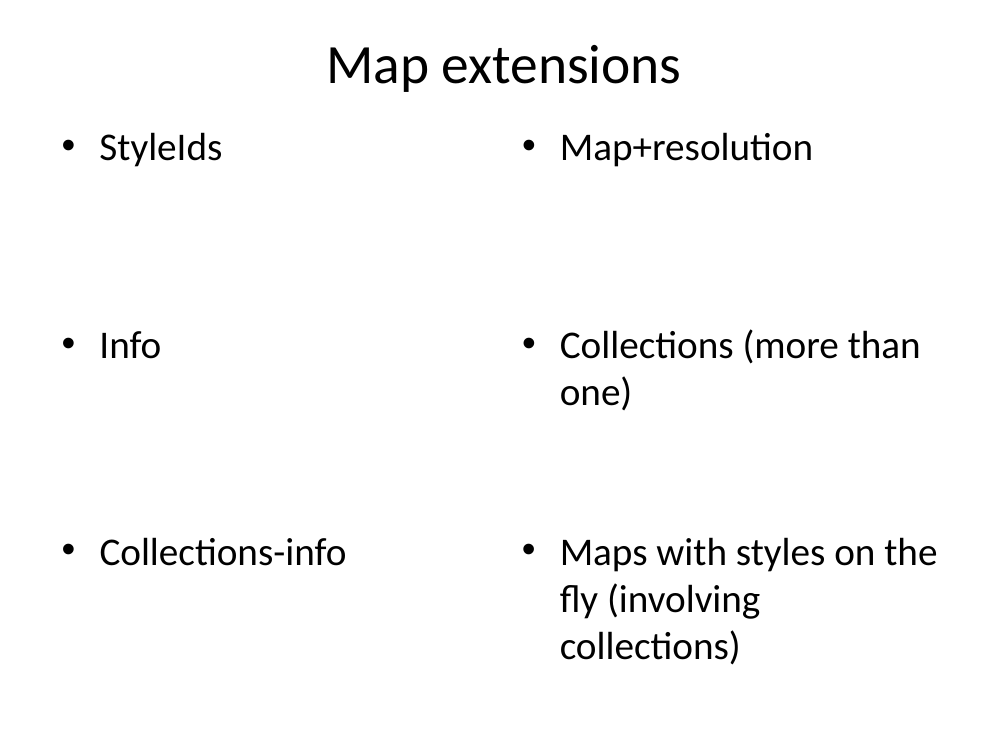
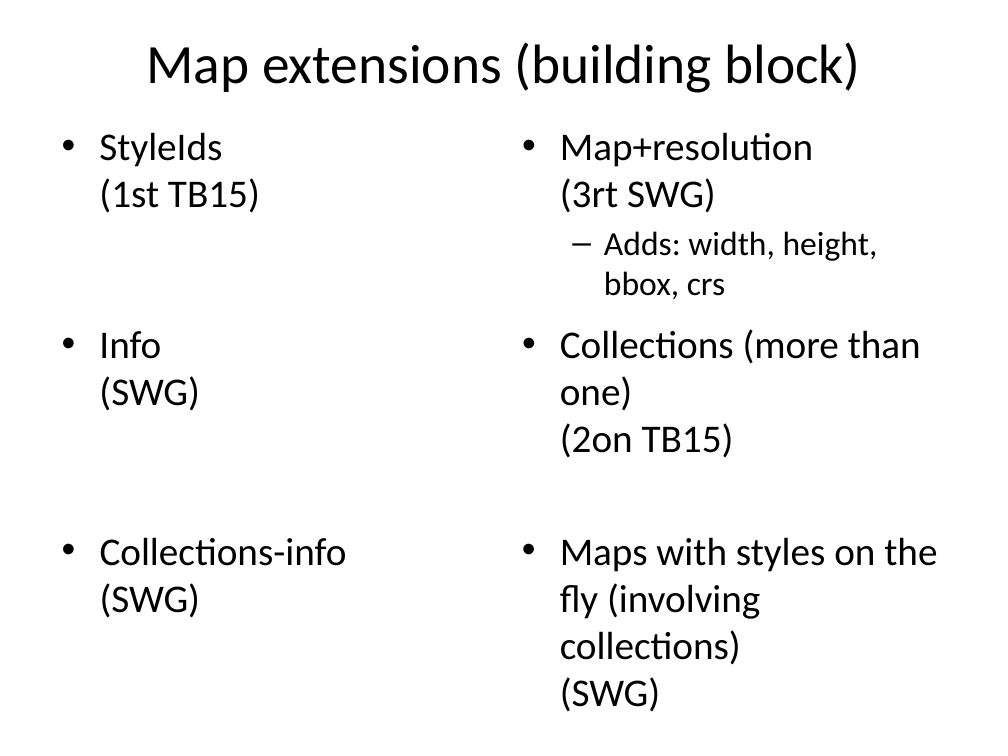
Before and after one commit to opengeospatial/ogcapi-maps, a slide deck: slide 5 of standard/images/diagrams.pptx. Drawn at 1008x756 pixels with LibreOffice and Linux fonts; fonts in the diff are those of the drawing. Boxes give left, top, right and bottom in pixels: in the first picture for what was removed or moved away, otherwise in the second. Text is boxed around its words. In the diff, an @@ line names an element or a change of style, - is before the commit and + after.

```diff
--- a/standard/images/diagrams.pptx
+++ b/standard/images/diagrams.pptx
@@ title at <box>147,42,860,93</box>: text changed @@
-Map extensions
+Map extensions (building block)
@@ text at <box>99,132,260,213</box>: text changed @@
-• StyleIds
+• StyleIds
+  (1st TB15)
@@ text at <box>560,132,878,299</box>: text changed; size 28 to 24 pt @@
-• Map+resolution
+• Map+resolution
+  (3rt SWG)
+  – Adds: width, height, bbox, crs
@@ text at <box>560,329,921,458</box>: text changed @@
-• Collections (more than one)
+• Collections (more than one)
+  (2on TB15)
@@ text at <box>99,331,200,411</box>: text changed @@
-• Info
+• Info
+  (SWG)
@@ text at <box>100,537,347,618</box>: text changed @@
-• Collections-info
+• Collections-info
+  (SWG)
@@ text at <box>560,537,937,712</box>: text changed @@
-• Maps with styles on the fly (involving collections)
+• Maps with styles on the fly (involving collections)
+  (SWG)
```
Also in this commit, not shown: 2 other slides changed, 13 other files.
